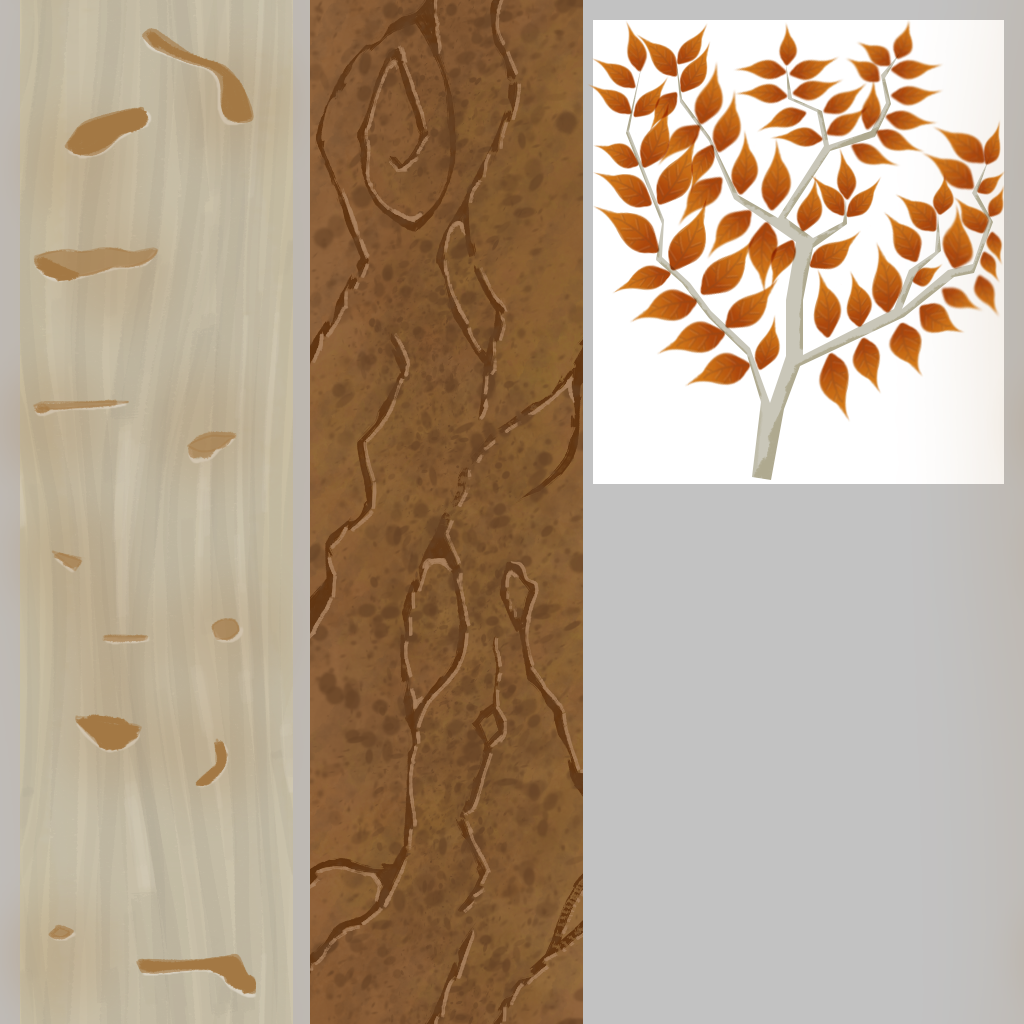
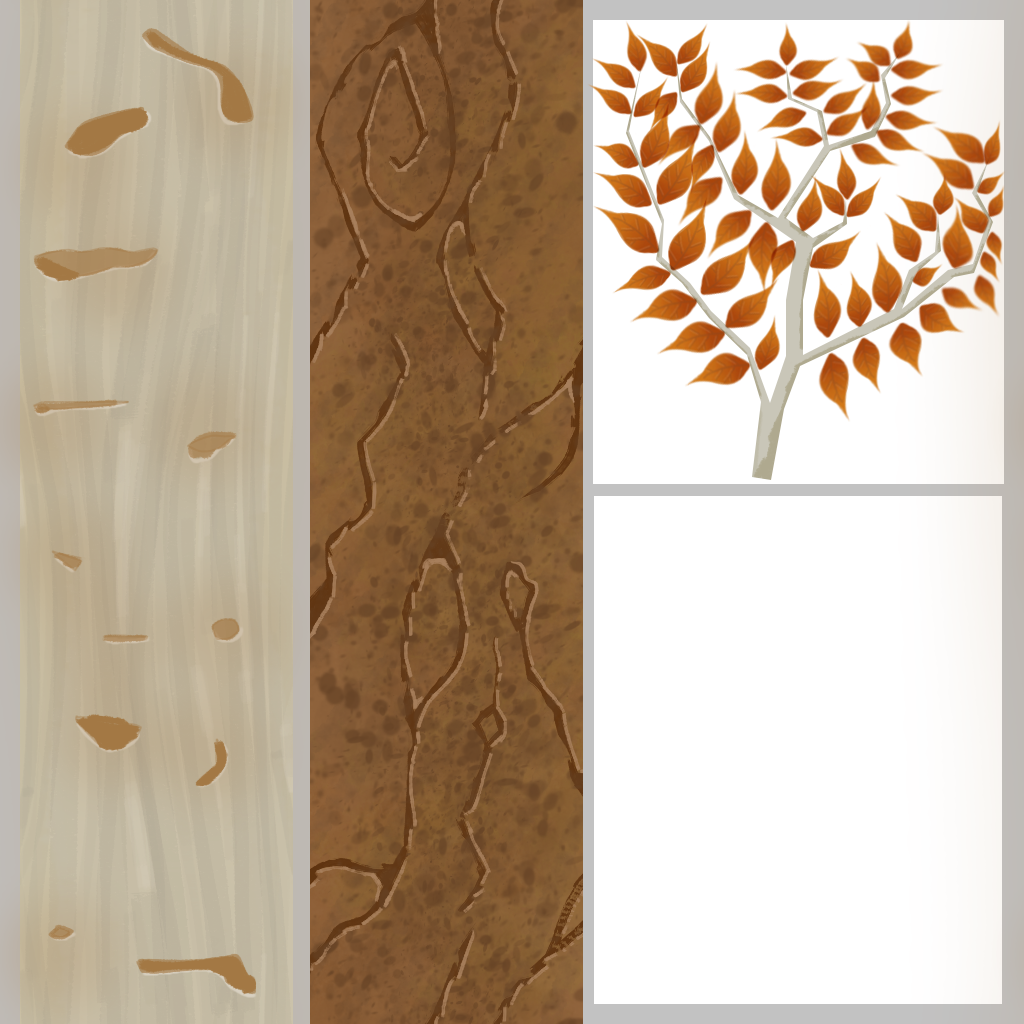
Before/after of a 1024×1024 layered artwork. What changed in the layer stack:
painted on "Plano de fundo" over [594,496,1002,1004]